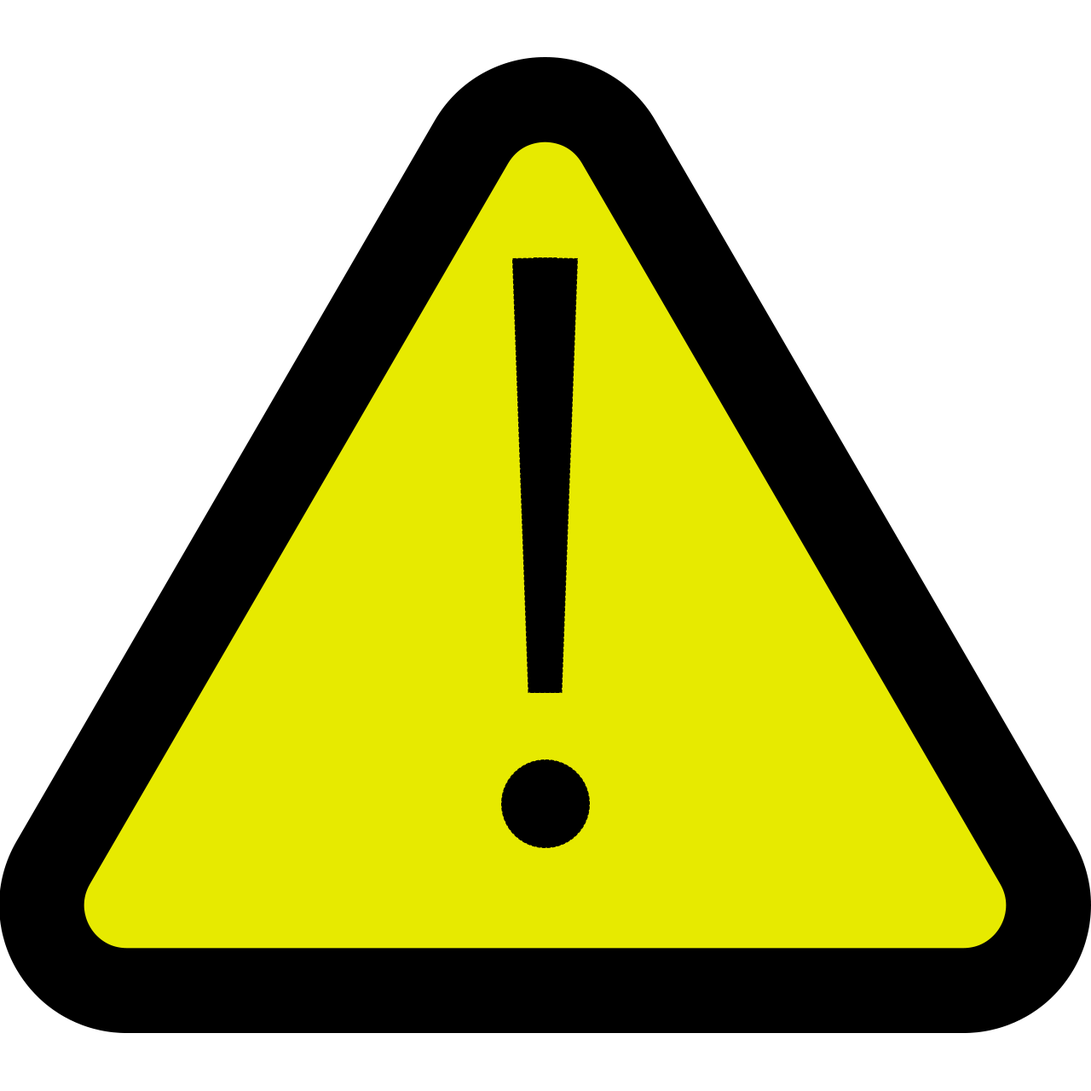
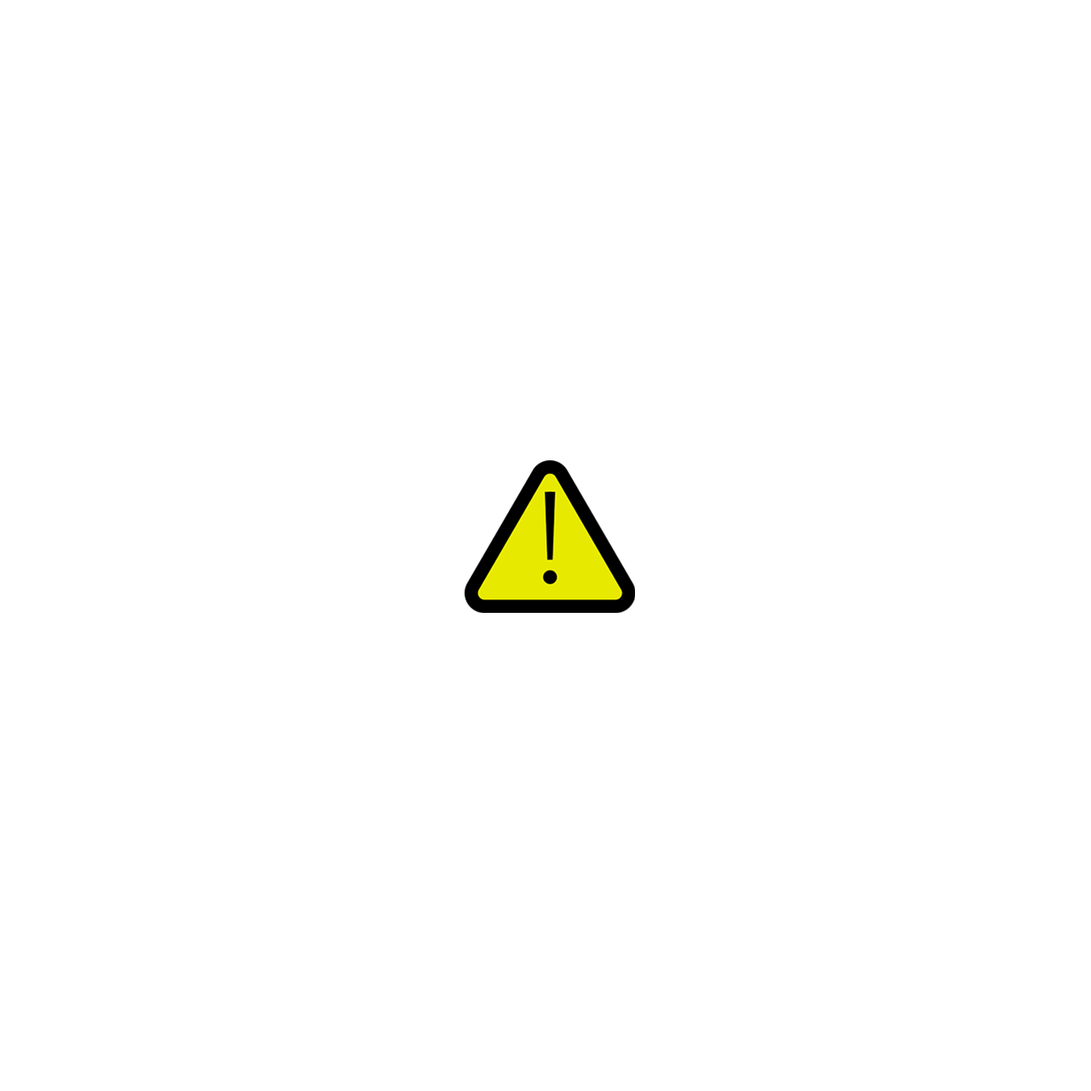
Revision of a layered 1091x1091 image; what changed, layer by layer:
added group "alert_sign_export" with 1 layers above "alert_sign" over [464, 460, 636, 614]
added layer "alert_sign" (1st of 2, in "alert_sign_export") in group "alert_sign_export" over [464, 460, 636, 614]
hid group "alert_sign" (2nd of 2) (4 layers) over [0, 57, 1091, 1034]
painted on "Rectangle 1 copy" over [555, 257, 579, 694]
painted on "Polygon 1" over [15, 841, 83, 1026]
painted on "Background" over [0, 57, 1091, 1034]
